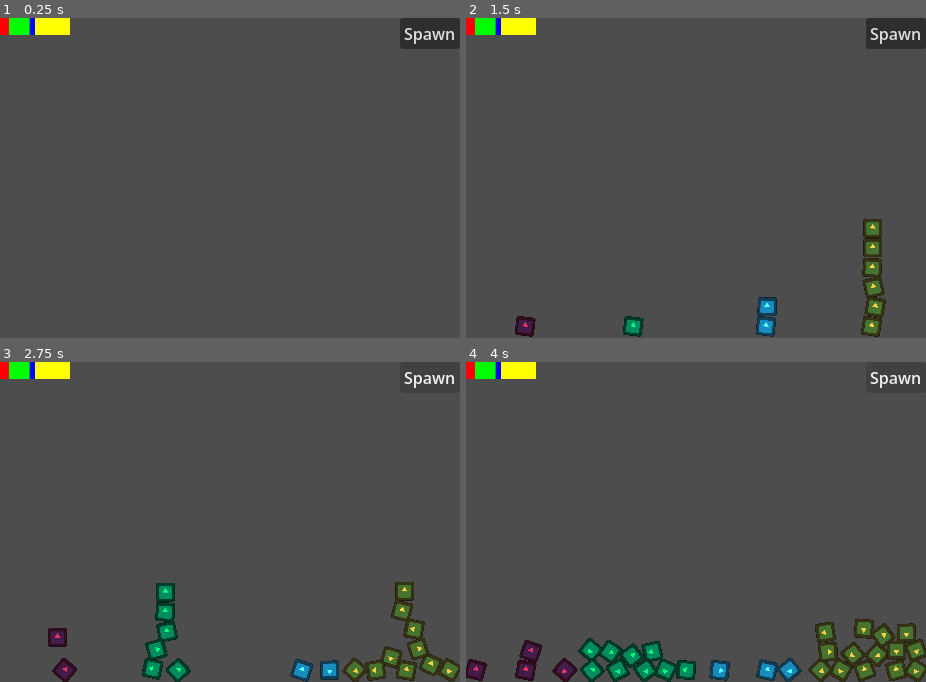
Above: before the commit, frames 1-4 (two rows, left to right).
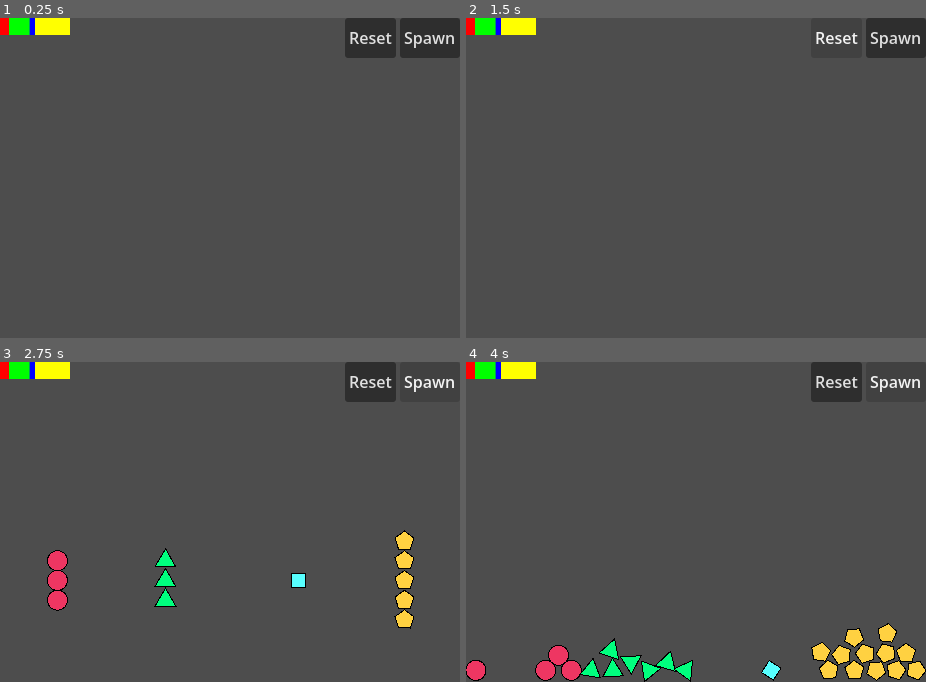
Above: after the commit, the same moments.

Repository: williamd1k0/godot-gradient-weighted-sampler
Game: Godot game, scene res://Main.tscn
The game is run twice, just before and just after one commit, with the same random seed, the same clock (stepped at 60 frames per second) and the same inputs. The engine's default icon, where the game draws it, is replaced by a stand-in: a white triangle on a blue panel in a dark square.
Inputs (mouse positions are in pixels of both pictures, inside the frame that each line leads up to):
- Up to frame 1 (0.25 s): no input
- Up to frame 2 (1.5 s): click "Spawn" at 0.5 s; click (838, 37) at 1.25 s, where only the run after the commit has a clickable "Reset"
- Up to frame 3 (2.75 s): click "Spawn" at 2 s
- Up to frame 4 (4 s): click "Spawn" at 2.75 s

The runs differ from the first frame. In frame 1, 2.0% of the frame differs, in the area x 75-100%, y 0-13%; in frame 2, 3.3%; in frame 3, 8.1%; in frame 4, 9.8%, in the area x 0-100%, y 0-100%.

Commit message:
Use shapes to make more clear that the demo is not simply modulating the colors

Diff:
--- a/CustomWeights.gd
+++ b/CustomWeights.gd
@@ -2,7 +2,7 @@
 extends WeightedSamplerDefs
 
 enum Type {
-	RED, GREEN, BLUE, YELLOW
+	CIRCLE, TRIANGLE, SQUARE, POLYGON
 }
 
 @export var defs :Dictionary[Type, Color]
--- a/Main.gd
+++ b/Main.gd
@@ -4,6 +4,7 @@
 
 @export var random_sampler :GradientWeightedSampler
 @export var random_object :PackedScene
+@export var shapes :Dictionary[Type, ShapeData]
 
 func _ready() -> void:
 	($GradientSampled.texture as GradientTexture1D).gradient = random_sampler.weights
@@ -11,17 +12,28 @@
 func spawn():
 	var type :Type = random_sampler.sample() as Type
 	var obj :Node2D = random_object.instantiate()
+	var shape :ShapeData = shapes[type]
 	match type:
-		Type.RED:
+		Type.CIRCLE:
 			$RedMarker2D.add_child(obj)
-		Type.GREEN:
+		Type.TRIANGLE:
 			$GreenMarker2D.add_child(obj)
-		Type.BLUE:
+		Type.SQUARE:
 			$BlueMarker2D.add_child(obj)
-		Type.YELLOW:
+		Type.POLYGON:
 			$YellowMarker2D.add_child(obj)
-
+	obj.get_node("ShapeSprite").shape = shape
 
 func _on_spawn_btn_pressed() -> void:
-	for i in range(10):
+	for i in range(12):
 		spawn()
+
+func _on_reset_btn_pressed() -> void:
+	for c in $RedMarker2D.get_children():
+		c.queue_free()
+	for c in $GreenMarker2D.get_children():
+		c.queue_free()
+	for c in $BlueMarker2D.get_children():
+		c.queue_free()
+	for c in $YellowMarker2D.get_children():
+		c.queue_free()
--- a/Main.tscn
+++ b/Main.tscn
@@ -3,6 +3,40 @@
 [ext_resource type="Script" uid="uid://bjjo857owq6ea" path="res://Main.gd" id="1_glv2v"]
 [ext_resource type="Resource" uid="uid://g8eq4vjjhquf" path="res://gradient-weighted-sampler.tres" id="2_uu6xs"]
 [ext_resource type="PackedScene" uid="uid://b8otve80l27ue" path="res://RandomElement.tscn" id="3_r0du0"]
+[ext_resource type="Script" uid="uid://djmb1evu8j66y" path="res://shapes/ShapeData.gd" id="4_fos0i"]
+[ext_resource type="Script" uid="uid://br05igndp56jc" path="res://shapes/CircleShapeData.gd" id="5_3dxm6"]
+[ext_resource type="Script" uid="uid://gf746memtiwj" path="res://shapes/PolygonShapeData.gd" id="6_3dxm6"]
+
+[sub_resource type="Resource" id="Resource_lgr22"]
+script = ExtResource("5_3dxm6")
+radius = 10.0
+line_width = 1.0
+fill_color = Color(0.93333334, 0.21176471, 0.38431373, 1)
+metadata/_custom_type_script = "uid://br05igndp56jc"
+
+[sub_resource type="Resource" id="Resource_trn2v"]
+script = ExtResource("6_3dxm6")
+size = 12.0
+line_width = 1.0
+fill_color = Color(0, 1, 0.49411765, 1)
+metadata/_custom_type_script = "uid://gf746memtiwj"
+
+[sub_resource type="Resource" id="Resource_3dxm6"]
+script = ExtResource("6_3dxm6")
+sides = 4
+rotation = -45.0
+size = 10.0
+line_width = 1.0
+fill_color = Color(0.34117648, 1, 1, 1)
+metadata/_custom_type_script = "uid://gf746memtiwj"
+
+[sub_resource type="Resource" id="Resource_03owx"]
+script = ExtResource("6_3dxm6")
+sides = 5
+size = 10.0
+line_width = 1.0
+fill_color = Color(1, 0.81960785, 0.25490198, 1)
+metadata/_custom_type_script = "uid://gf746memtiwj"
 
 [sub_resource type="WorldBoundaryShape2D" id="WorldBoundaryShape2D_uu6xs"]
 
@@ -19,22 +53,24 @@
 script = ExtResource("1_glv2v")
 random_sampler = ExtResource("2_uu6xs")
 random_object = ExtResource("3_r0du0")
+shapes = Dictionary[int, ExtResource("4_fos0i")]({
+0: SubResource("Resource_lgr22"),
+1: SubResource("Resource_trn2v"),
+2: SubResource("Resource_3dxm6"),
+3: SubResource("Resource_03owx")
+})
 
 [node name="RedMarker2D" type="Marker2D" parent="." unique_id=1753563111]
-modulate = Color(0.9324022, 0.21000388, 0.3846262, 1)
-position = Vector2(51, 57)
+position = Vector2(51, 0)
 
 [node name="GreenMarker2D" type="Marker2D" parent="." unique_id=1008323485]
-modulate = Color(0, 1, 0.49341863, 1)
-position = Vector2(159, 61)
+position = Vector2(159, 0)
 
 [node name="BlueMarker2D" type="Marker2D" parent="." unique_id=1284682692]
-modulate = Color(0.34237343, 1, 1, 1)
-position = Vector2(292, 62)
+position = Vector2(292, 0)
 
 [node name="YellowMarker2D" type="Marker2D" parent="." unique_id=72135885]
-modulate = Color(1, 0.8198382, 0.25524214, 1)
-position = Vector2(398, 70)
+position = Vector2(398, 0)
 
 [node name="StaticBody2D" type="StaticBody2D" parent="." unique_id=430643166]
 position = Vector2(0, 318)
@@ -62,19 +98,27 @@
 position = Vector2(460, 1)
 shape = SubResource("SegmentShape2D_r0du0")
 
-[node name="SpawnBtn" type="Button" parent="." unique_id=865067077]
-anchors_preset = 1
-anchor_left = 1.0
-anchor_right = 1.0
-offset_left = -60.0
-offset_bottom = 31.0
-grow_horizontal = 0
-text = "Spawn"
-
 [node name="GradientSampled" type="TextureRect" parent="." unique_id=257811111]
 offset_right = 70.0
 offset_bottom = 17.0
 texture = SubResource("GradientTexture1D_cm0pq")
 expand_mode = 1
 
-[connection signal="pressed" from="SpawnBtn" to="." method="_on_spawn_btn_pressed"]
+[node name="HBoxContainer" type="HBoxContainer" parent="." unique_id=1568595117]
+anchors_preset = 1
+anchor_left = 1.0
+anchor_right = 1.0
+offset_left = -60.0
+offset_bottom = 40.0
+grow_horizontal = 0
+
+[node name="ResetBtn" type="Button" parent="HBoxContainer" unique_id=1654303314]
+layout_mode = 2
+text = "Reset"
+
+[node name="SpawnBtn" type="Button" parent="HBoxContainer" unique_id=865067077]
+layout_mode = 2
+text = "Spawn"
+
+[connection signal="pressed" from="HBoxContainer/ResetBtn" to="." method="_on_reset_btn_pressed"]
+[connection signal="pressed" from="HBoxContainer/SpawnBtn" to="." method="_on_spawn_btn_pressed"]
--- a/RandomElement.tscn
+++ b/RandomElement.tscn
@@ -1,10 +1,17 @@
 [gd_scene format=3 uid="uid://b8otve80l27ue"]
 
-[ext_resource type="Texture2D" uid="uid://ec8f0jy0flp1" path="res://icon.svg" id="1_832u2"]
+[ext_resource type="PackedScene" uid="uid://828cw2ay83i" path="res://shapes/ShapeSprite.tscn" id="2_g4r5f"]
+[ext_resource type="Script" uid="uid://br05igndp56jc" path="res://shapes/CircleShapeData.gd" id="3_1fu0m"]
 
 [sub_resource type="PhysicsMaterial" id="PhysicsMaterial_832u2"]
 rough = true
 absorbent = true
+
+[sub_resource type="Resource" id="Resource_74m01"]
+script = ExtResource("3_1fu0m")
+radius = 10.0
+line_width = 1.0
+metadata/_custom_type_script = "uid://br05igndp56jc"
 
 [sub_resource type="CircleShape2D" id="CircleShape2D_832u2"]
 
@@ -13,9 +20,8 @@
 linear_velocity = Vector2(10, 0)
 angular_velocity = 0.017453292
 
-[node name="Sprite2D" type="Sprite2D" parent="." unique_id=2013657143]
-scale = Vector2(0.15, 0.15)
-texture = ExtResource("1_832u2")
+[node name="ShapeSprite" parent="." unique_id=632731310 instance=ExtResource("2_g4r5f")]
+shape = SubResource("Resource_74m01")
 
 [node name="CollisionShape2D" type="CollisionShape2D" parent="." unique_id=1660592822]
 shape = SubResource("CircleShape2D_832u2")
--- /dev/null
+++ b/shapes/CircleShapeData.gd
@@ -0,0 +1,4 @@
+class_name CircleShapeData
+extends ShapeData
+
+@export var radius :float = 30.0
--- /dev/null
+++ b/shapes/PolygonShapeData.gd
@@ -0,0 +1,6 @@
+class_name PolygonShapeData
+extends ShapeData
+
+@export_range(3, 100) var sides :int = 3
+@export var rotation :float = -90.0
+@export var size :float = 30.0
--- /dev/null
+++ b/shapes/ShapeData.gd
@@ -0,0 +1,6 @@
+class_name ShapeData
+extends Resource
+
+@export var line_width :float = 2.0
+@export var fill_color :Color = Color.WHITE
+@export var line_color :Color = Color.BLACK
--- /dev/null
+++ b/shapes/ShapeSprite.gd
@@ -0,0 +1,21 @@
+@tool
+extends Node2D
+
+@export var shape :ShapeData:
+	set(val):
+		shape = val
+		queue_redraw()
+
+func _draw() -> void:
+	if shape is PolygonShapeData:
+		var points :Array[Vector2] = []
+		for i in range(shape.sides):
+			var ang := deg_to_rad(shape.rotation + i * 360 / shape.sides)
+			var point :Vector2 = Vector2(cos(ang), sin(ang)) * shape.size
+			points.append(point)
+		points.append(points[0])
+		draw_colored_polygon(points, shape.fill_color)
+		draw_polyline(points, shape.line_color, shape.line_width)
+	elif shape is CircleShapeData:
+		draw_circle(Vector2.ZERO, shape.radius, shape.fill_color, true)
+		draw_circle(Vector2.ZERO, shape.radius, shape.line_color, false, shape.line_width)
--- /dev/null
+++ b/shapes/ShapeSprite.tscn
@@ -0,0 +1,6 @@
+[gd_scene format=3 uid="uid://828cw2ay83i"]
+
+[ext_resource type="Script" uid="uid://cw20y7mujolas" path="res://game/elements/vfx/ShapeSprite.gd" id="1_1mgfs"]
+
+[node name="ShapeSprite" type="Node2D" unique_id=632731310]
+script = ExtResource("1_1mgfs")
Not shown, added: shapes/CircleShapeData.gd.uid
Not shown, added: shapes/PolygonShapeData.gd.uid
Not shown, added: shapes/ShapeData.gd.uid
Not shown, added: shapes/ShapeSprite.gd.uid
